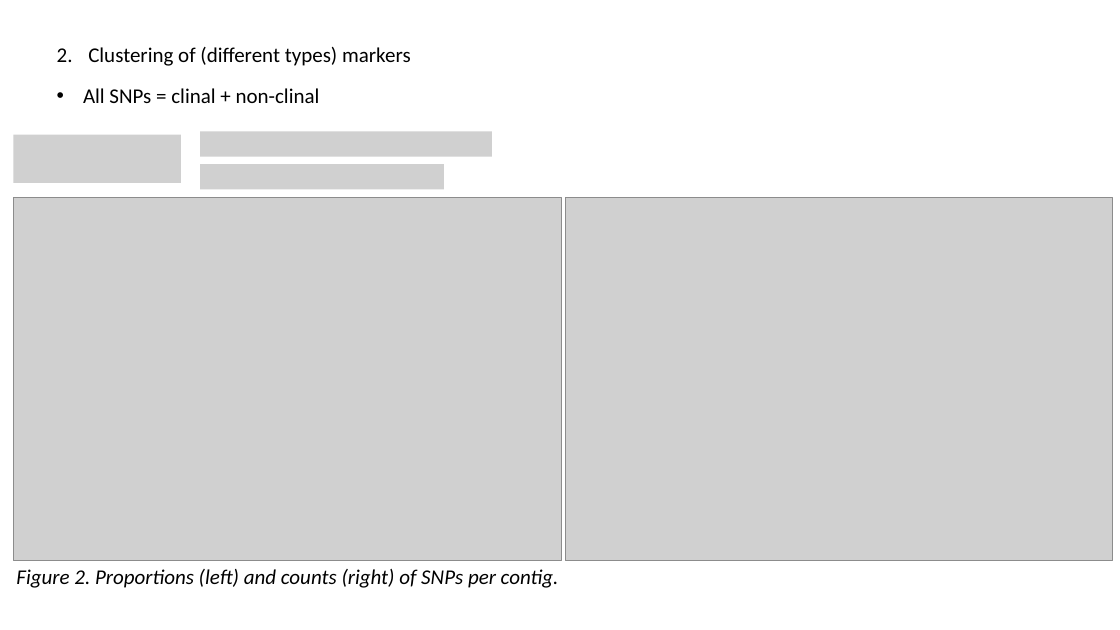
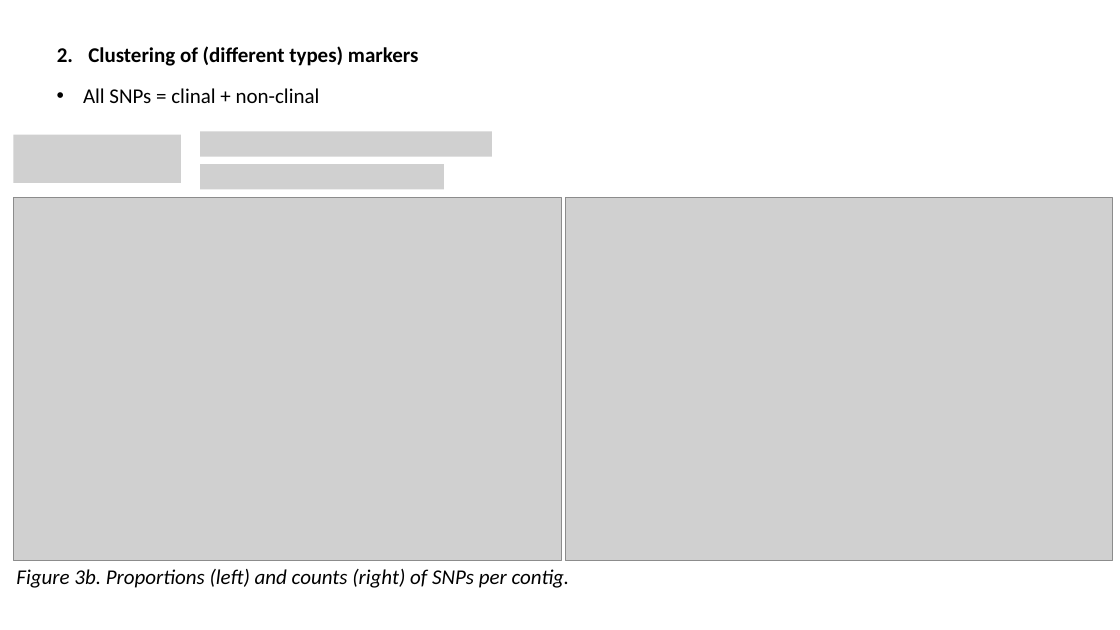
Before and after one commit to sam0per/Littorina_saxatilis_short_variants, a slide deck: slide 9 of short_genetic_variants/docs/short_indels.pptx. Drawn at 1120x630 pixels with LibreOffice and Linux fonts; fonts in the diff are those of the drawing; grey boxes stand for pictures. Boxes give left, top, right and bottom in pixels: in the first picture for what was removed or moved away, otherwise in the second. Text is boxed around its words. In the diff, an @@ line names an element or a change of style, - is before the commit and + after.

```diff
--- a/short_genetic_variants/docs/short_indels.pptx
+++ b/short_genetic_variants/docs/short_indels.pptx
@@ text "Clustering of (different types) markers" at [88, 46, 419, 66]: bold on @@
@@ text at [16, 569, 570, 588]: text changed @@
-Figure 2. Proportions (left) and counts (right) of SNPs per contig.
+Figure 3b. Proportions (left) and counts (right) of SNPs per contig.
```
Also in this commit, not shown: 8 other slides changed, 4 slides added, 2 other files.
